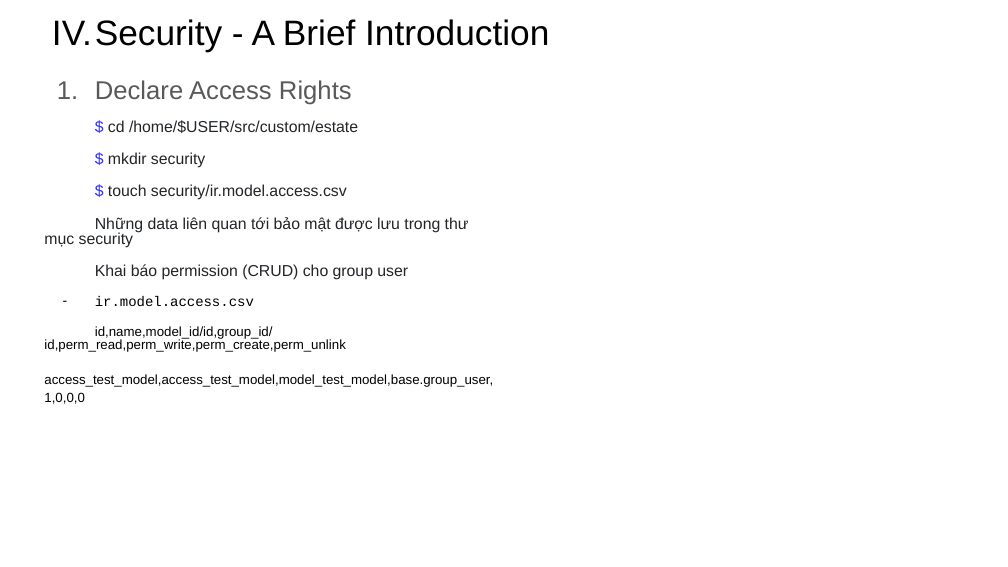
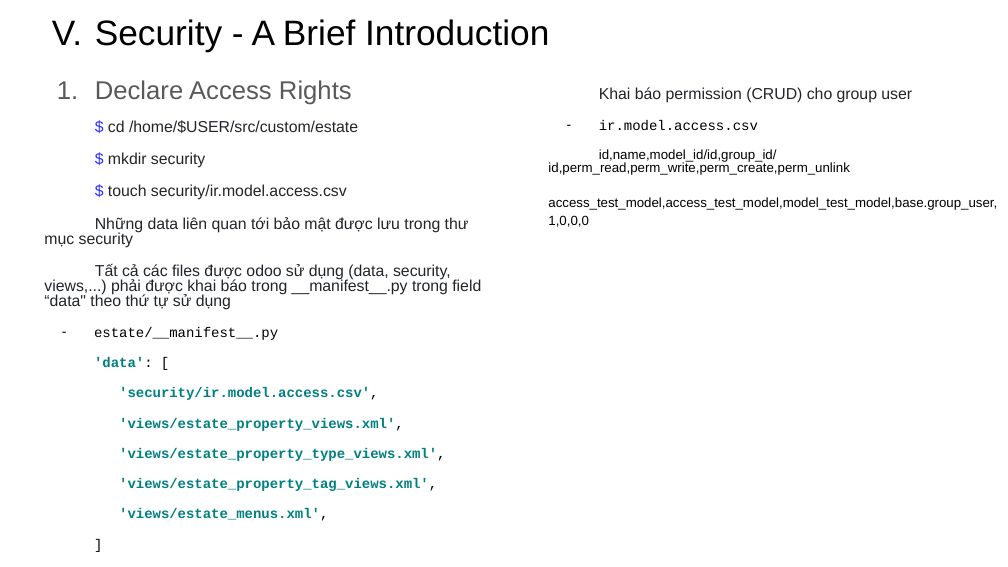
Before and after one commit to pythonology-jp/odoo-tutorial, a slide deck: slide 16 of Odoo Tutorial.pptx (slide 14 before the commit). Drawn at 1008x567 pixels with LibreOffice and Linux fonts; fonts in the diff are those of the drawing. Boxes give left, top, right and bottom in pixels: in the first picture for what was removed or moved away, otherwise in the second. Text is boxed around its words. In the diff, an @@ line names an element or a change of style, - is before the commit and + after.

Commit message:
add odoo tutorial

```diff
--- a/Odoo Tutorial.pptx
+++ b/Odoo Tutorial.pptx
@@ title "Security - A Brief Introduction" rewrapped from (x1=52, y1=19, x2=549, y2=51) to (x1=95, y1=19, x2=549, y2=51) @@
@@ text added at (x1=548, y1=87, x2=997, y2=227), 9.5 pt, text #000000 @@
+Khai báo permission (CRUD) cho group user
+– ir.model.access.csv
+id,name,model_id/id,group_id/id,perm_read,perm_write,perm_create,perm_unlink
+access_test_model,access_test_model,model_test_model,base.group_user,1,0,0,0
@@ text at (x1=44, y1=264, x2=481, y2=521): text changed; size 9.5 to 10 pt; font Arial to Courier New; text colour #000000 to #008080; bold on @@
-Khai báo permission (CRUD) cho group user
-– ir.model.access.csv
-id,name,model_id/id,group_id/id,perm_read,perm_write,perm_create,perm_unlink
-access_test_model,access_test_model,model_test_model,base.group_user,1,0,0,0
+Tất cả các files được odoo sử dụng (data, security, views,...) phải được khai báo trong __manifest__.py trong field “data" theo thứ tự sử dụng
+– estate/__manifest__.py
+'data': [
+'security/ir.model.access.csv',
+'views/estate_property_views.xml',
+'views/estate_property_type_views.xml',
+'views/estate_property_tag_views.xml',
+'views/estate_menus.xml',
+]
```
Also in this commit, not shown: 3 other slides changed, 2 slides added.
